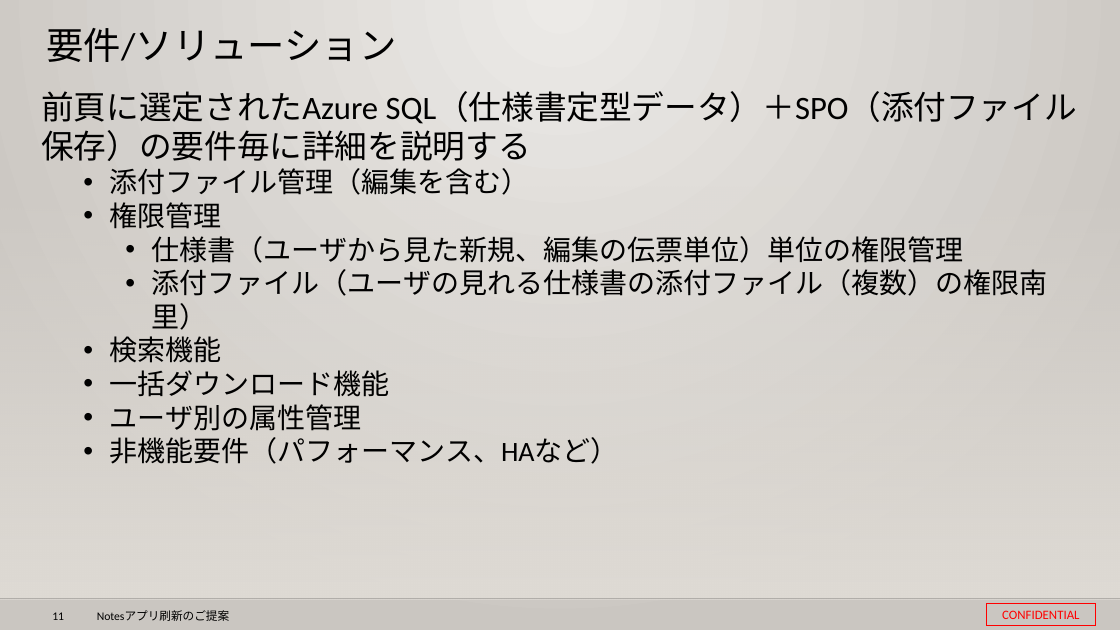
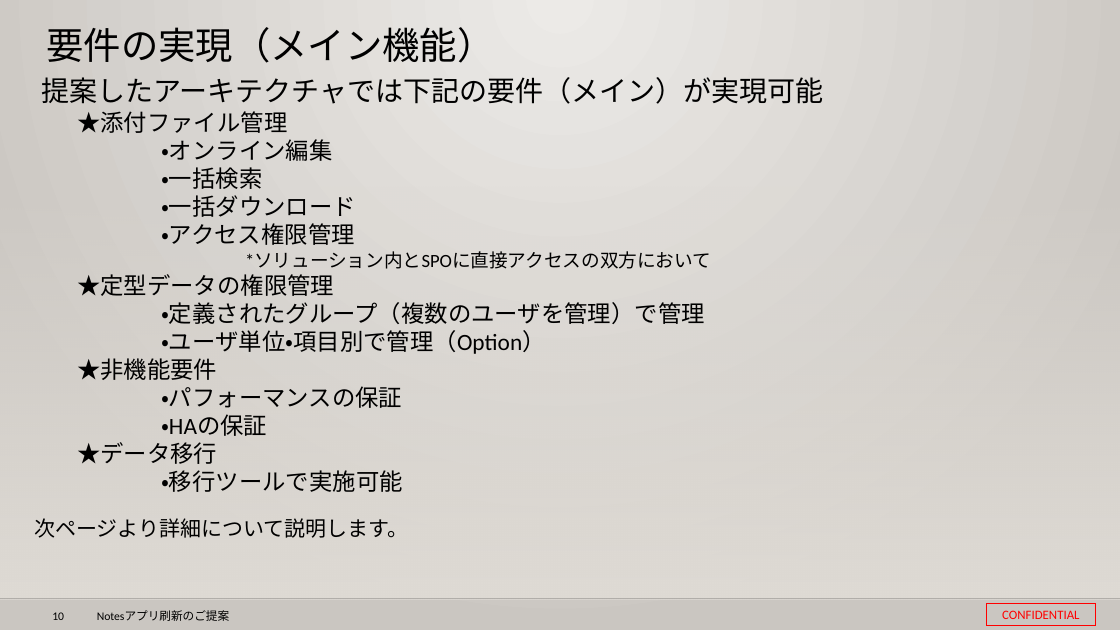
Before and after one commit to 0494938/Notes--CMS-Online, a slide deck: slide 10 of Notesアプリ刷新プロジェクト提案見積もり.v3.pptx (slide 11 before the commit). Drawn at 1120x630 pixels with LibreOffice and Linux fonts; fonts in the diff are those of the drawing; background and template pictures are left out. Boxes give left, top, right and bottom in pixels: in the first picture for what was removed or moved away, otherwise in the second. Text is boxed around its words. In the diff, an @@ line names an element or a change of style, - is before the commit and + after.

```diff
--- a/Notesアプリ刷新プロジェクト提案見積もり.v3.pptx
+++ b/Notesアプリ刷新プロジェクト提案見積もり.v3.pptx
@@ title at bbox=[46, 27, 494, 63]: text changed @@
-要件/ソリューション
+要件の実現（メイン機能）
@@ text at bbox=[41, 77, 823, 104]: text changed @@
-前頁に選定されたAzure SQL（仕様書定型データ）＋SPO（添付ファイル保存）の要件毎に詳細を説明する
-  • 添付ファイル管理（編集を含む）
-  • 権限管理
-    • 仕様書（ユーザから見た新規、編集の伝票単位）単位の権限管理
-    • 添付ファイル（ユーザの見れる仕様書の添付ファイル（複数）の権限南里）
-  • 検索機能
-  • 一括ダウンロード機能
-  • ユーザ別の属性管理
-  • 非機能要件（パフォーマンス、HAなど）
+提案したアーキテクチャでは下記の要件（メイン）が実現可能
@@ text added at bbox=[77, 111, 711, 492], 20 pt, text #000000 @@
+★添付ファイル管理
+・オンライン編集
+・一括検索
+・一括ダウンロード
+・アクセス権限管理
+*ソリューション内とSPOに直接アクセスの双方において
+★定型データの権限管理
+・定義されたグループ（複数のユーザを管理）で管理
+・ユーザ単位・項目別で管理（Option）
+★非機能要件
+・パフォーマンスの保証
+・HAの保証
+★データ移行
+・移行ツールで実施可能
@@ text added at bbox=[34, 518, 408, 538], 18 pt, text #000000 @@
+次ページより詳細について説明します。
@@ page number at bbox=[52, 612, 64, 620]: text changed @@
-11
+10
```
Also in this commit, not shown: 13 other slides changed, 2 slides removed, 1 other file.
